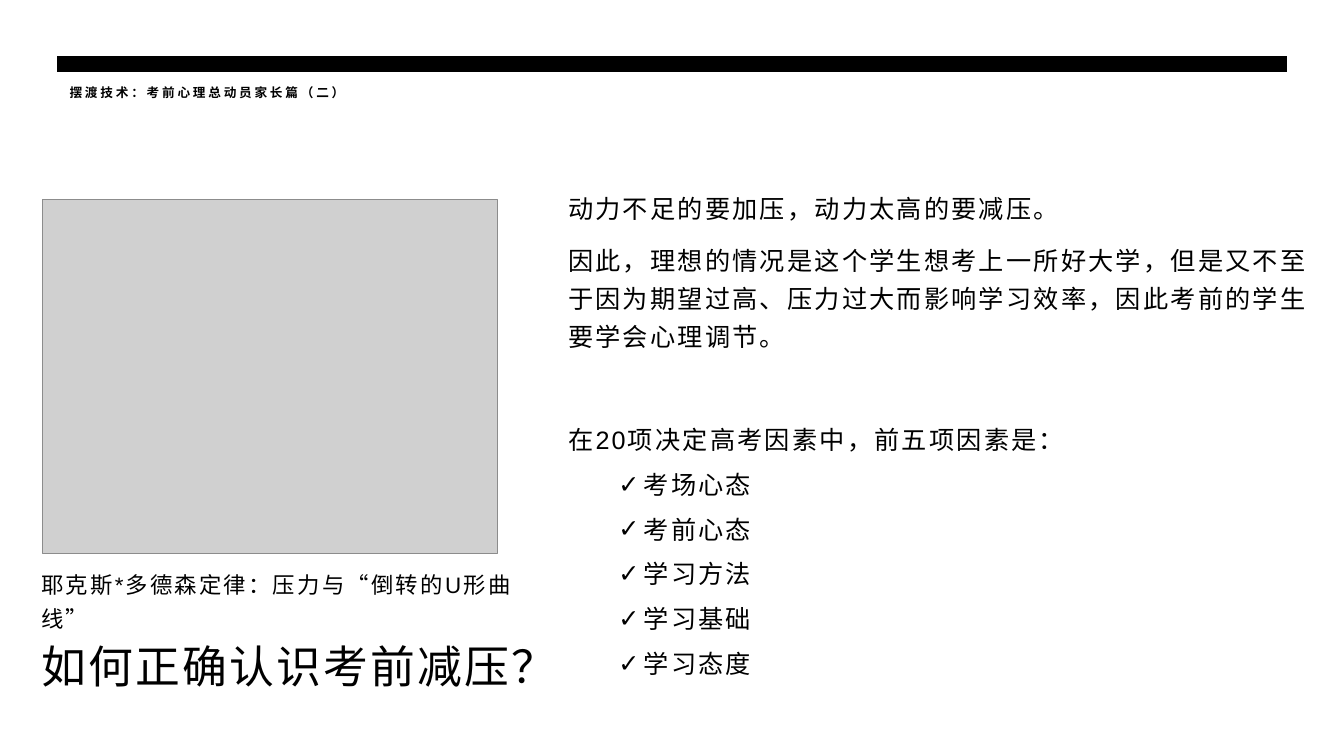
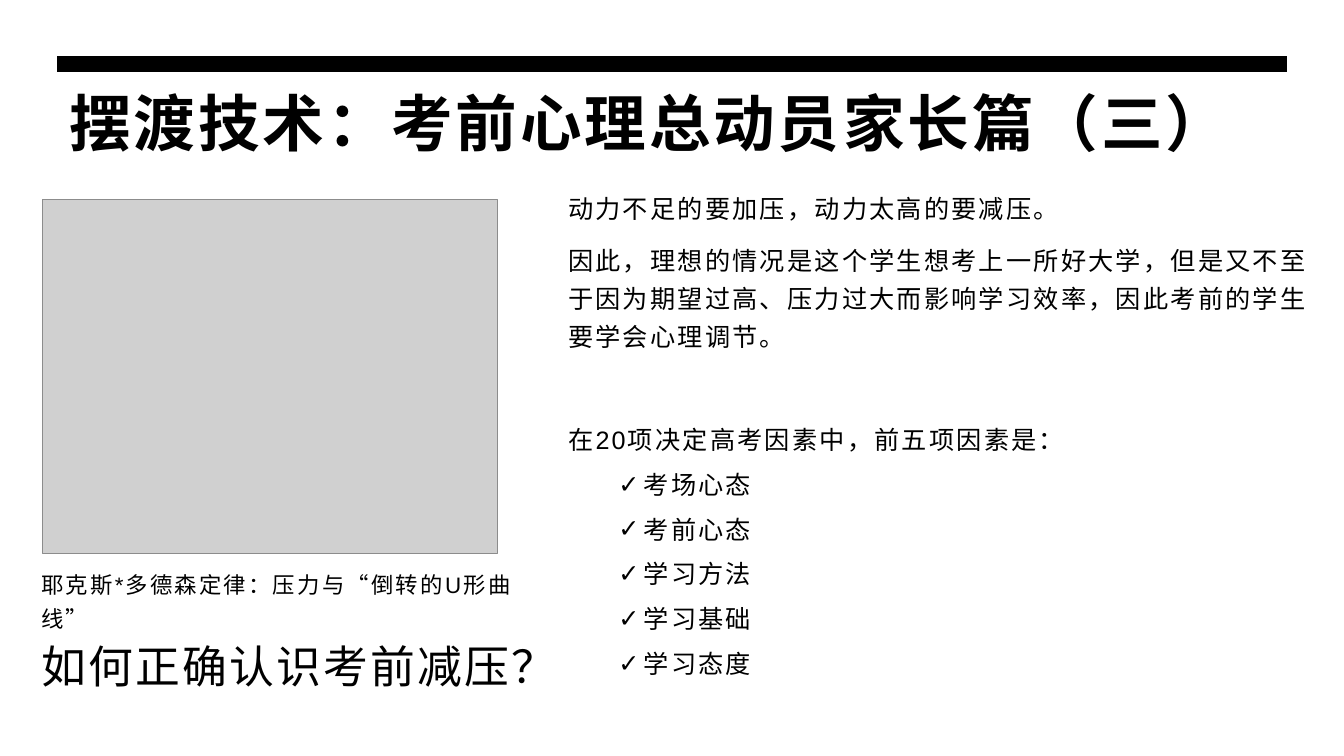
Before and after one commit to panxibei/writing, a slide deck: slide 4 of 44_心理学/30_浥尘伙伴社团原创：中高考音乐减压心理训练/PPT制作素材/浥尘伙伴社团原创：中高考音乐减压心理训练.pptx. Drawn at 1344x756 pixels with LibreOffice and Linux fonts; fonts in the diff are those of the drawing; grey boxes stand for pictures. Boxes give left, top, right and bottom in pixels: in the first picture for what was removed or moved away, otherwise in the second. Text is boxed around its words. In the diff, an @@ line names an element or a change of style, - is before the commit and + after.

```diff
--- a/44_心理学/30_浥尘伙伴社团原创：中高考音乐减压心理训练/PPT制作素材/浥尘伙伴社团原创：中高考音乐减压心理训练.pptx
+++ b/44_心理学/30_浥尘伙伴社团原创：中高考音乐减压心理训练/PPT制作素材/浥尘伙伴社团原创：中高考音乐减压心理训练.pptx
@@ title at bbox=[70, 93, 1227, 152]: text changed; size 9 to 44 pt @@
-摆渡技术：考前心理总动员家长篇（二）
+摆渡技术：考前心理总动员家长篇（三）
```
Also in this commit, not shown: 32 other slides changed.
